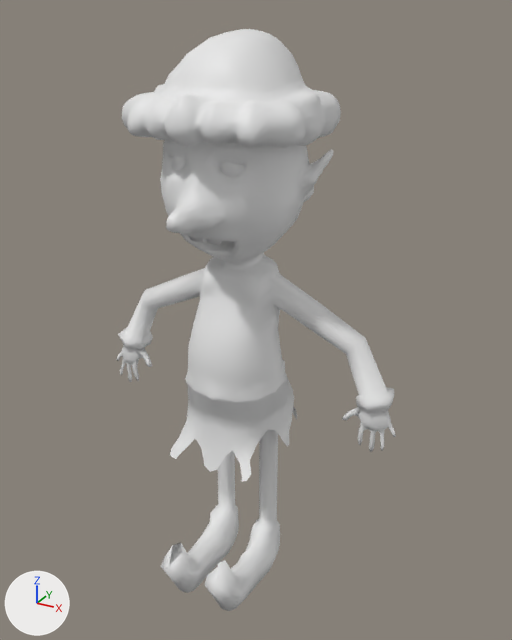
The FBX model Assets/Resources/Models/Stage Objects/Christmas/Elf_Standing_Pose.fbx as it was, and as the next commit left it.
The view is the same before and after, from a 50 mm camera at (0.00954, -0.01673, 0.01696) aimed at (0.00018, 0.00028, 0.00845). The axes (+X, +Y, +Z) are drawn at lower left. The lights are the same throughout. Where no turn or scale is listed for an object, it has been applied to the vertices.

Script lines for the objects in view, before the commit:
```python
me_retopo_cube_005mesh = bpy.data.meshes.new('Retopo_Cube.005mesh')
me_retopo_cube_005mesh.from_pydata(...)  # 3700 vertices, 3670 faces; spans x -0.0049..0.0049, y -0.0036..0.0036, z -0.0002..0.0165
ob_retopo_cube_005 = bpy.data.objects.new('Retopo_Cube.005', me_retopo_cube_005mesh)
ob_retopo_cube_005.location = (0.0, 0.0, 0.0)
```
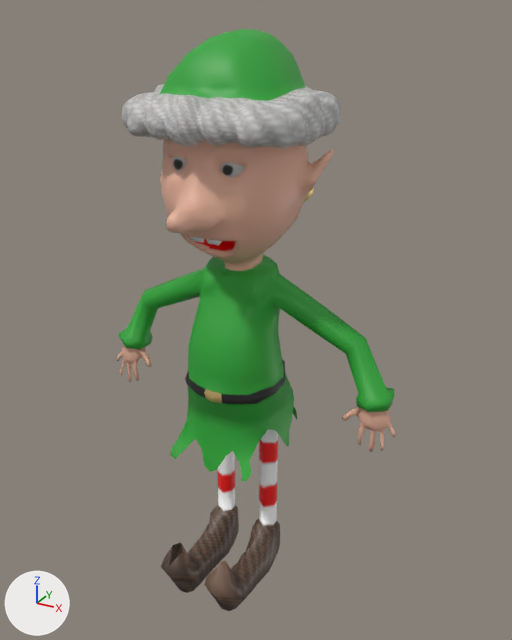
Patch to the scene script:
```diff
--- a/Assets/Resources/Models/Stage Objects/Christmas/Elf_Standing_Pose.fbx.py
+++ b/Assets/Resources/Models/Stage Objects/Christmas/Elf_Standing_Pose.fbx.py
@@ img_elf_character_defaultmaterial_basecolor_png @@
+img_elf_character_defaultmaterial_basecolor_png = load_image('Elf_Character_DefaultMaterial_BaseColor.png', 'Elf_Character_DefaultMaterial_BaseColor.png', 1024, 1024, 'sRGB')
@@ img_elf_character_defaultmaterial_metallic_png @@
+img_elf_character_defaultmaterial_metallic_png = load_image('Elf_Character_DefaultMaterial_Metallic.png', 'Elf_Character_DefaultMaterial_Metallic.png', 1024, 1024, 'Non-Color')
@@ mat_material_001 @@
+mat_material_001 = bpy.data.materials.new('Material.001')
+# uses the picture img_elf_character_defaultmaterial_basecolor_png
+# uses the picture img_elf_character_defaultmaterial_metallic_png
@@ me_retopo_cube_005mesh @@
 me_retopo_cube_005mesh.from_pydata(...)  # 3700 vertices, 3670 faces; spans x -0.0049..0.0049, y -0.0036..0.0036, z -0.0002..0.0165
+me_retopo_cube_005mesh.materials.append(mat_material_001)
```

Location of each change, [x1, y1, x2, y2] in pixels of the pictures (512 x 640 px):
'Retopo_Cube.005', recoloured: [116, 29, 396, 611] in both
